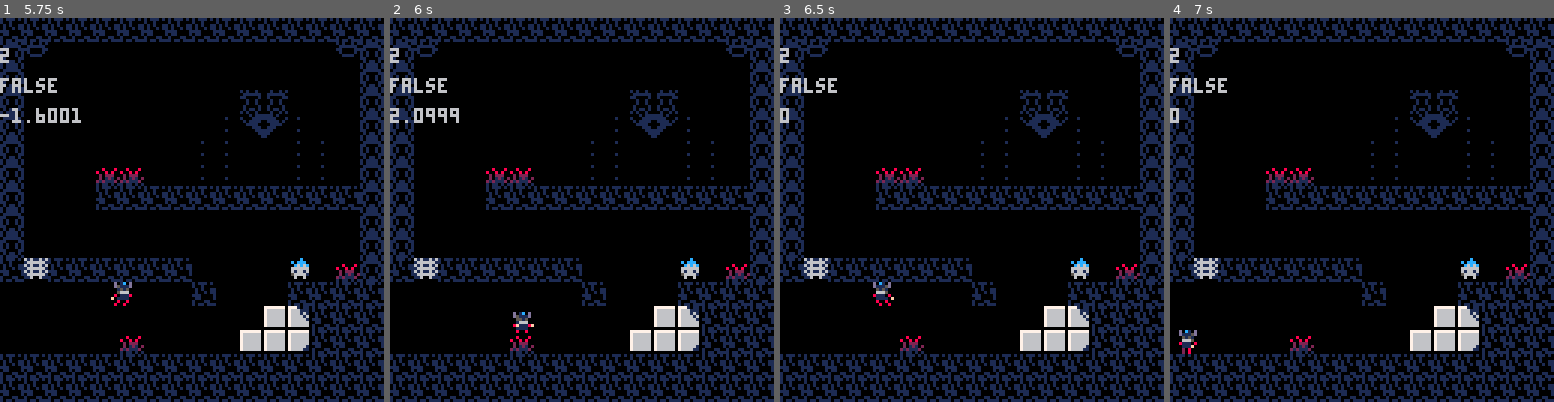
Above: before the commit, frames 1-4 (left to right).
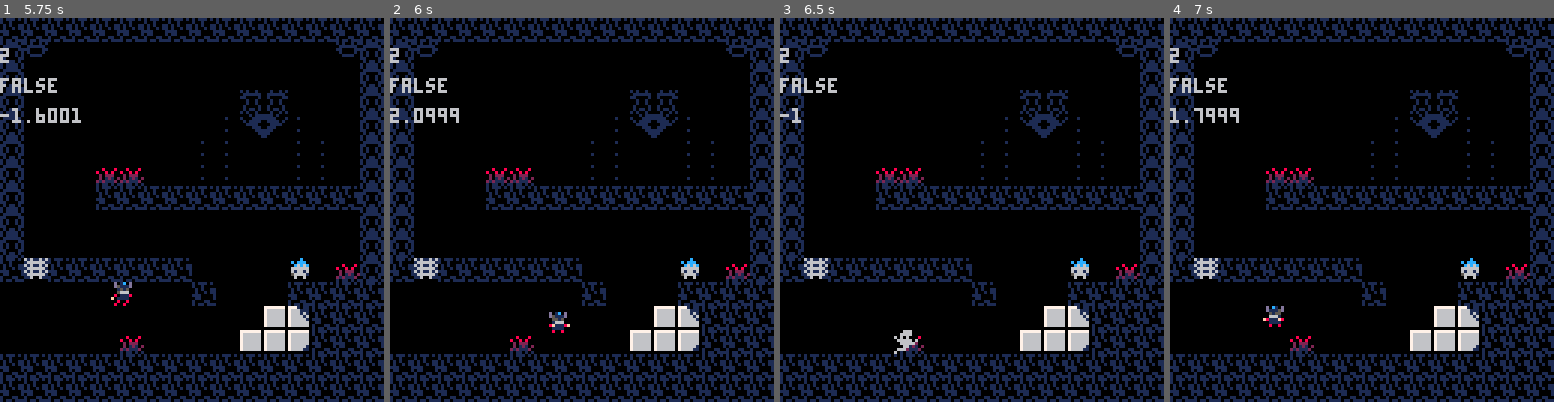
Above: after the commit, the same moments.

Repository: han-sen/pico-8-tests
Game: PICO-8 cartridge platformer.p8
The game is run twice, just before and just after one commit, with the same random seed, the same clock (stepped at 60 frames per second) and the same inputs.
Inputs:
- Up to frame 1 (5.75 s): hold Right 2.33-3.33 s; hold Right 3.38-4.22 s; hold Up 4.27-4.67 s; hold Right 4.72-5.72 s
- Up to frame 2 (6 s): no input
- Up to frame 3 (6.5 s): hold Left from 6.15 s (still down)
- Up to frame 4 (7 s): release Left at 6.98 s

Frame 1 is identical in both runs. In frame 2, 0.4% of the frame differs, in the area x 32-47%, y 76-83%; in frame 3, 0.5%; in frame 4, 0.7%, in the area x 0-30%, y 23-88%.

Commit message:
added debug stats display

Diff:
--- a/platformer.p8
+++ b/platformer.p8
@@ -86,10 +86,14 @@
 	draw_game_key()
 	draw_fountains()
 	draw_player()
+	draw_debug()
+end
+
+-- DEBUG OUTPUT
+function draw_debug()
 	print(world.current_level, 128 * (world.current_level - 1), 10)
 	print(fountains.loc[world.current_level].active, 128 * (world.current_level - 1), 20)
 	print(player.dy, 128 * (world.current_level - 1), 30)
-
 end
 
 -- UTILITY FUNCTIONS
@@ -198,6 +202,7 @@
 		player.jumping = true
 		if map_collide(player, "up", 0) then
 			player.dy = 0
+			player.dx += player.accy
 		end
 	end
 	-- x axis
